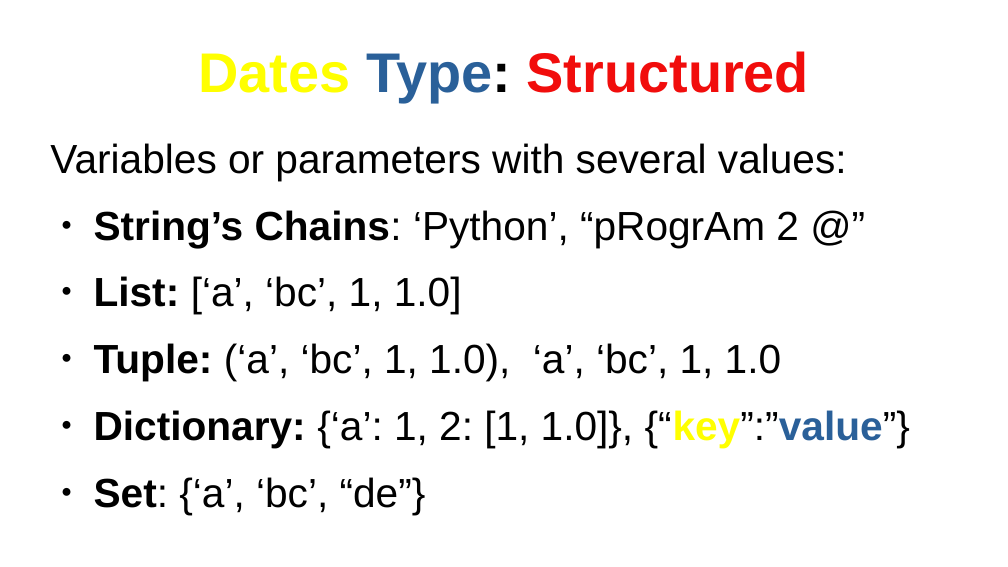
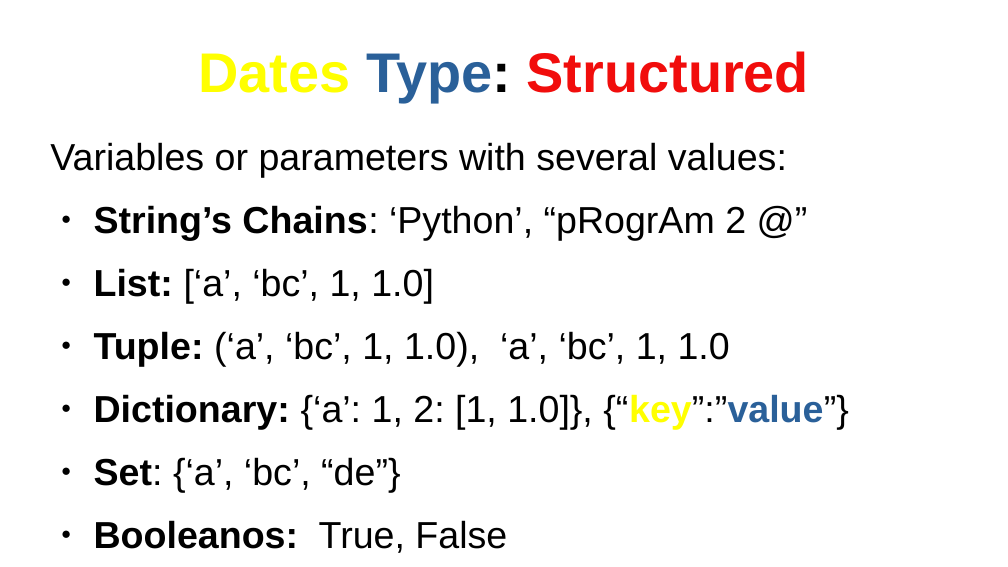
Before and after one commit to AndyDanian/chempyI, a slide deck: slide 3 of presentations/m1/c1.odp. Drawn at 1008x567 pixels with LibreOffice and Linux fonts; fonts in the diff are those of the drawing. Boxes give left, top, right and bottom in pixels: in the first picture for what was removed or moved away, otherwise in the second. Text is boxed around its words. In the diff, an @@ line names an element or a change of style, - is before the commit and + after.

Commit message:
made structured data

```diff
--- a/presentations/m1/c1.odp
+++ b/presentations/m1/c1.odp
@@ text at box(50, 142, 848, 493): size 32 to 29.6 pt @@
@@ text at box(94, 520, 507, 553): paragraph added @@
+● Booleanos: True, False
```
Also in this commit, not shown: 3 slides added, 1 slide removed, 4 other files.
